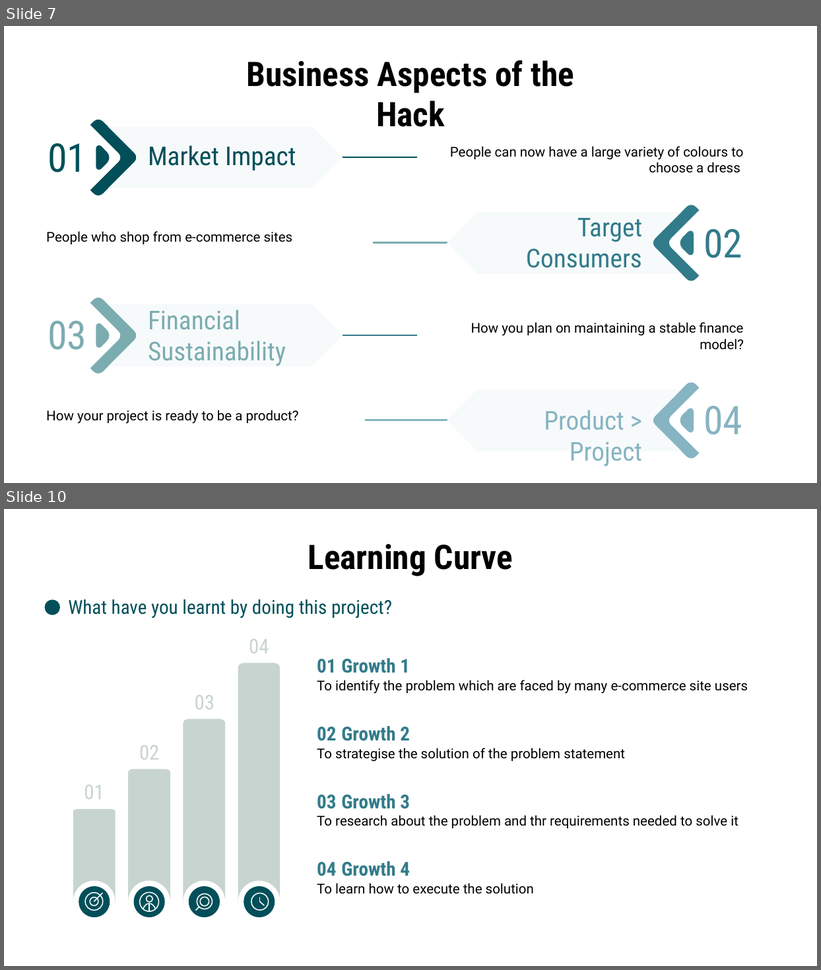
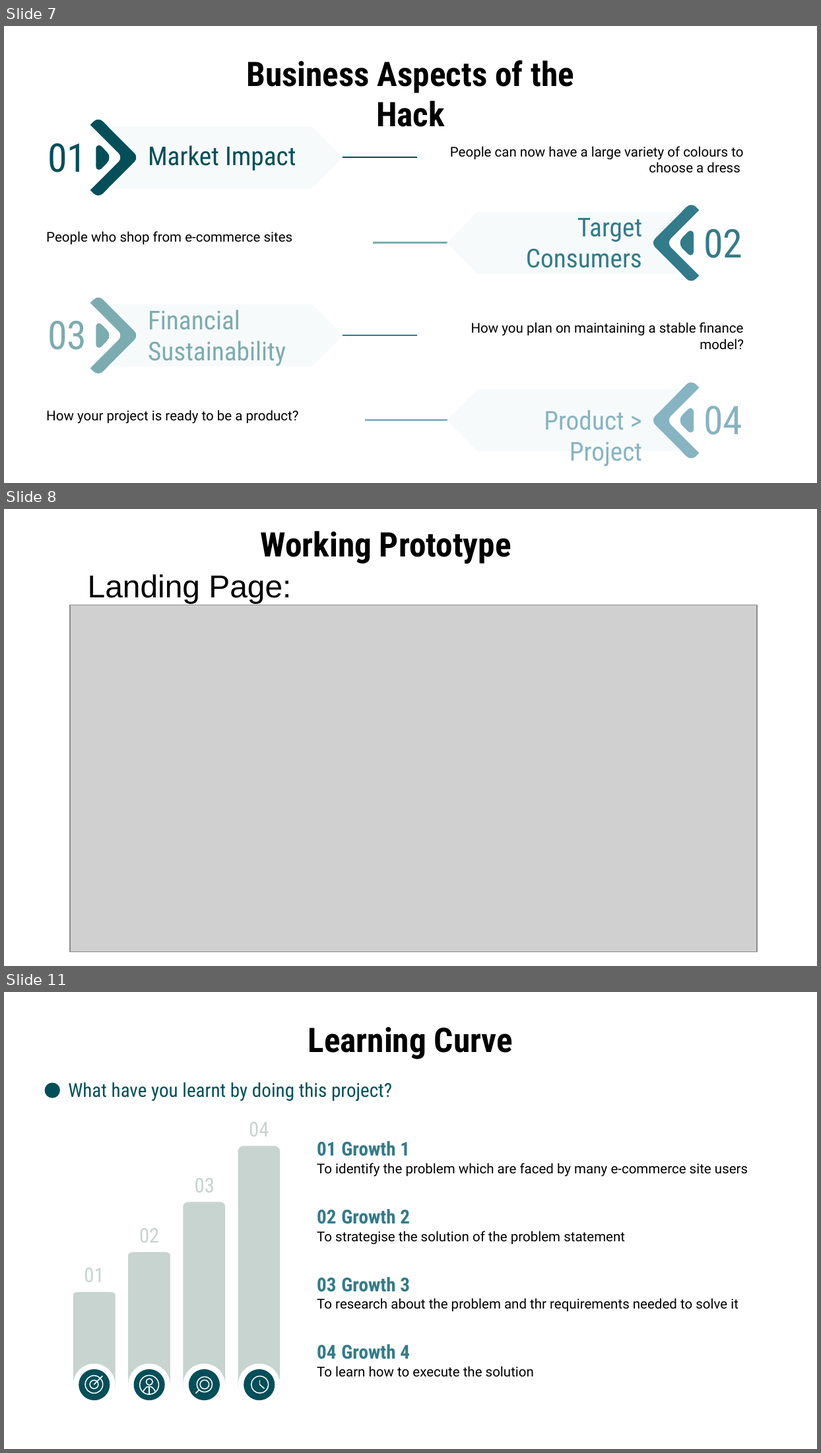
Before and after one commit to GyaneshSamanta/Electrothon-2021-EcommerceV2.0, a slide deck: Problem B Presentation.pptx. Shown one above the other, each under a label of ours: slides 7 and 10 before the commit, slides 7, 8 and 11 after it; the slides between them are not shown. The pictures are 821x970 and 821x1453 pixels, drawn with LibreOffice and Linux fonts; fonts in the diff are those of the drawing; grey boxes stand for pictures. Boxes give left, top, right and bottom in pixels: in the first picture for what was removed or moved away, otherwise in the second. Text is boxed around its words. In the diff, an @@ line names an element or a change of style, - is before the commit and + after.

```diff
--- a/Problem B Presentation.pptx
+++ b/Problem B Presentation.pptx
@@ slide 8 added at (x1=4, y1=509, x2=817, y2=966), background #FFFFFF @@
@@ title added at (x1=260, y1=531, x2=512, y2=564), 30 pt, text #000000, bold @@
+Working Prototype
@@ text added at (x1=88, y1=574, x2=291, y2=603), 28 pt, text #000000 @@
+Landing Page:
@@ picture added at (x1=70, y1=605, x2=757, y2=952) @@
@@ what was slide 10 is now slide 11 @@
```
Also in this commit, not shown: 2 slides changed, 2 other slides added, 2 slides removed.
